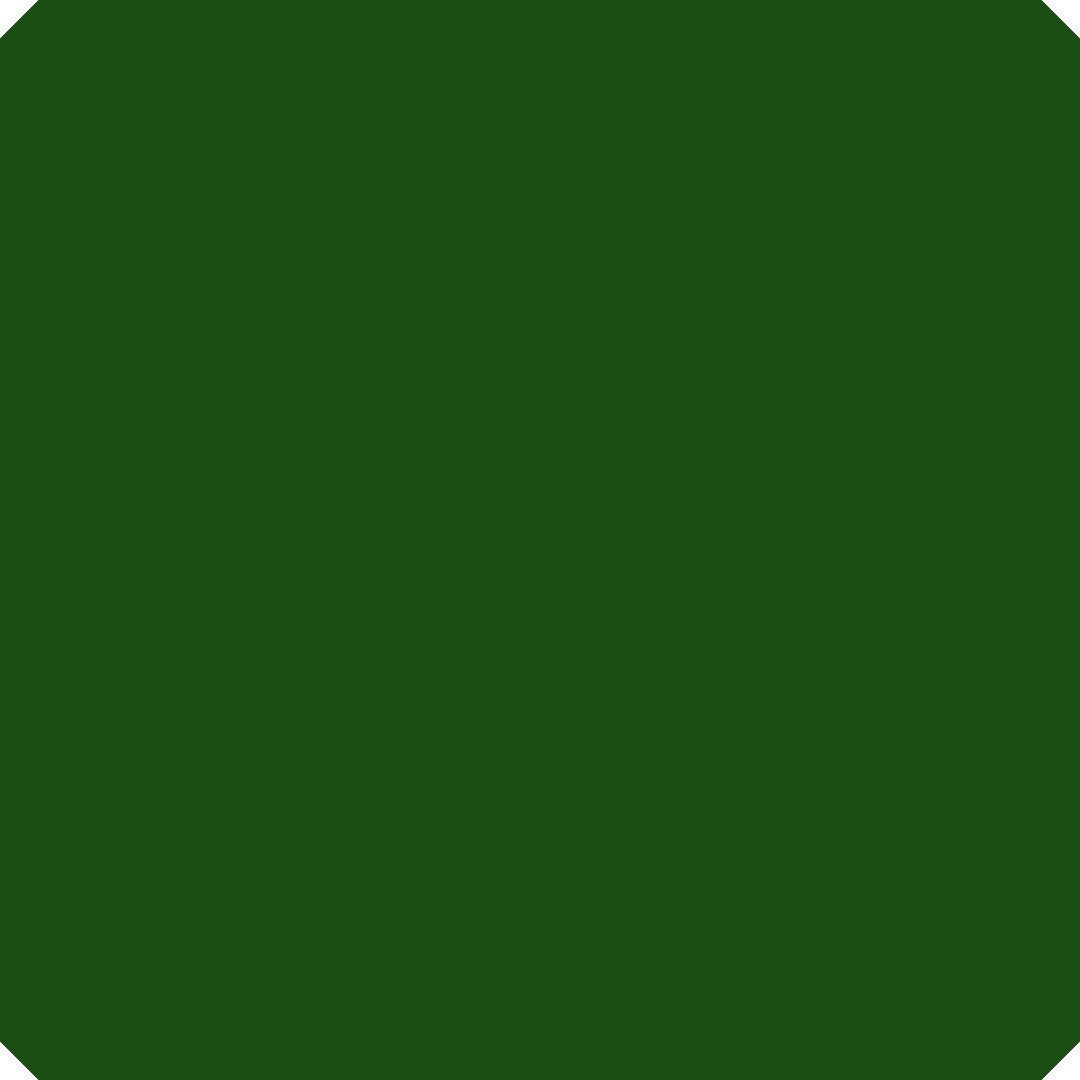
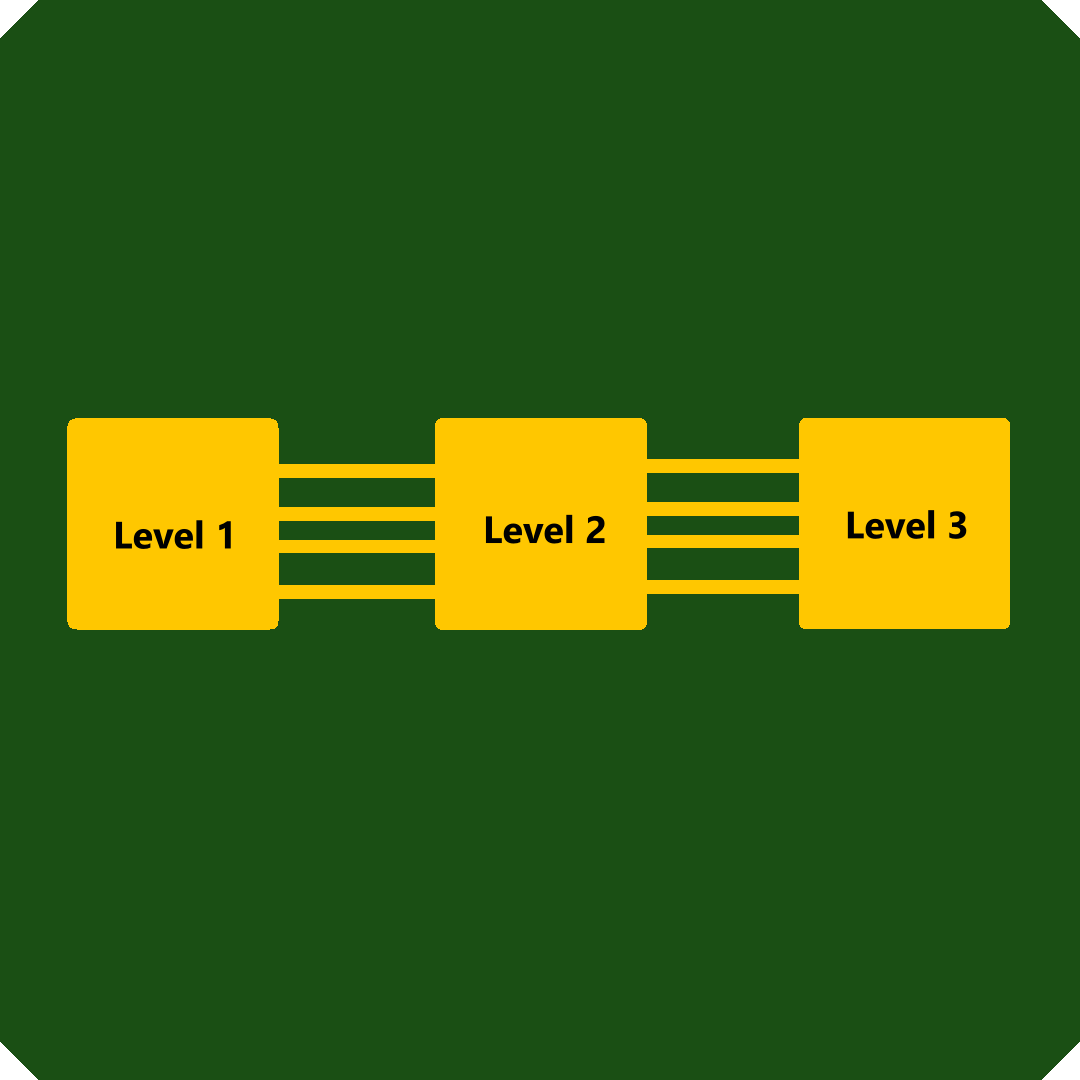
The second (1080, 1080) image is a revision of the first. Changes to its layers:
renamed "Background" to "Background Merged", painted on it over (x1=67, y1=418, x2=1010, y2=630)
